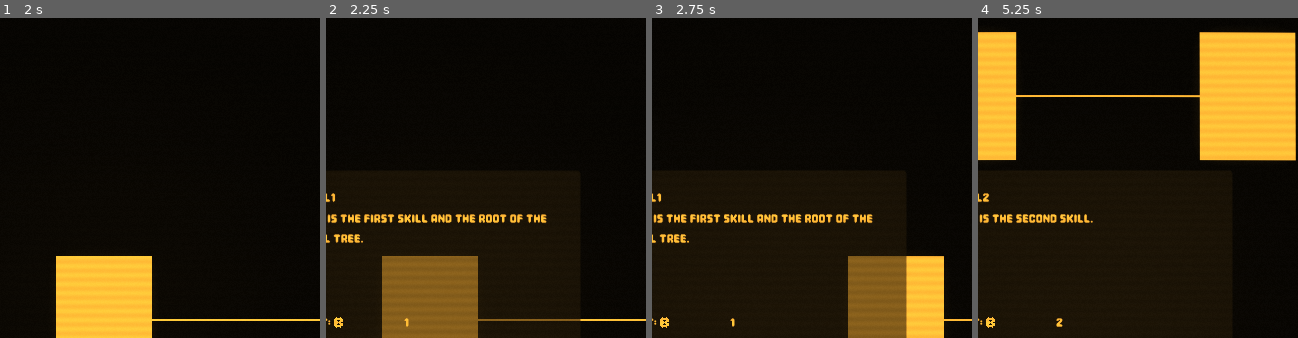
Above: before the commit, frames 1-4 (left to right).
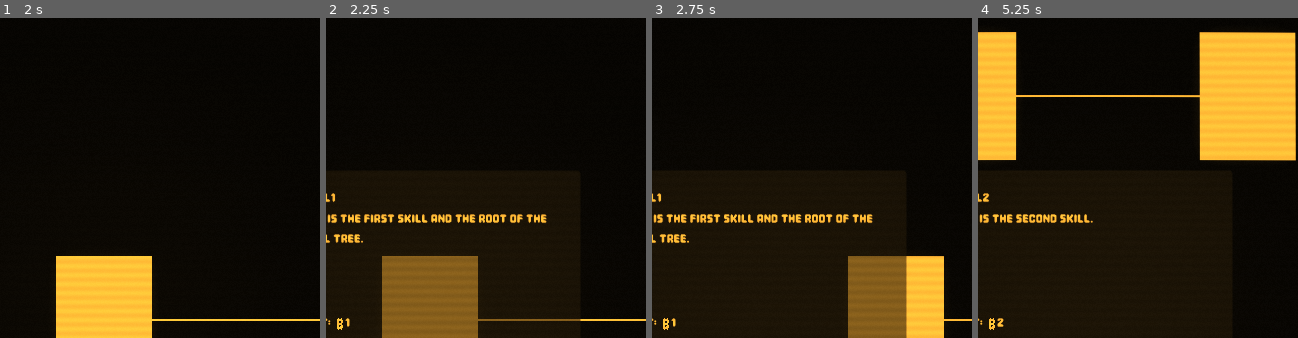
Above: after the commit, the same moments.

Repository: skain/incremental-outpost
Game: Godot game, scene res://scenes/main/main.tscn
Same seed, same stepped clock (60 frames per second), same inputs: the game is played once before the commit and once after it.
Inputs (mouse positions are % of the whole screen's width and height, from its top left):
- Up to frame 1 (2 s): tap Enter (start_game) at 0.5 s; move the mouse to (72, 45) at 0.52 s; hold Right (fire_right) 0.53-1.25 s; hold Enter (start_game) 0.53-1.25 s; click (72, 45) at 0.67 s; click "Upgrade" at 1.25 s
- Up to frame 2 (2.25 s): tap Enter (start_game) at 2 s; drag from (50, 50) to (94, 50) at 2.02 s
- Up to frame 3 (2.75 s): no input
- Up to frame 4 (5.25 s): click "Buy" at 2.75 s; tap Enter (start_game) at 3.5, 5 s; move the mouse to (60, 28) at 3.52 s; hold Right (fire_right) 3.53-4.25 s; hold Enter (start_game) 3.53-4.25 s; drag from (45, 70) to (20, 35) at 4.27 s; drag from (91, 15) to (47, 15) at 5.02 s
The pictures show only the part of the screen within x 34-84%, y 3-53%; the shares and areas given below are measured in that part.

Frame 1 is identical in both runs. In frame 2, 0.1% of the frame differs, in the area x 2-26%, y 93-98%; in frame 3, 0.1%; in frame 4, 0.2%, in the area x 2-27%, y 93-98%.

Commit message:
done with the bucks symbol for now

Diff:
--- a/scenes/crt/crt_panel/crt_panel.tscn
+++ b/scenes/crt/crt_panel/crt_panel.tscn
@@ -195,12 +195,13 @@
 
 [node name="HBoxContainer2" type="HBoxContainer" parent="SkillTreeNodes/SkillTreeUI/SkillNodeInfoContainer/Panel/MarginContainer/VBoxContainer" unique_id=772087296]
 layout_mode = 2
+theme_override_constants/separation = 0
 
 [node name="RichTextLabel" type="RichTextLabel" parent="SkillTreeNodes/SkillTreeUI/SkillNodeInfoContainer/Panel/MarginContainer/VBoxContainer/HBoxContainer2" unique_id=1553047799]
-custom_minimum_size = Vector2(100, 0)
+custom_minimum_size = Vector2(45, 0)
 layout_mode = 2
 bbcode_enabled = true
-text = "Cost: [img=bottom,baseline,9x11]res://assets/BucksSymbol.png[/img]"
+text = "Cost:  [img=baseline,6x12]res://assets/BucksSymbol.png[/img]"
 fit_content = true
 autowrap_mode = 0
 
Binary file changed: assets/BucksSymbol.png
Not shown, changed: assets/Shield.png.import
Not shown, changed: pixelorama/bucksSymbol.pxo
